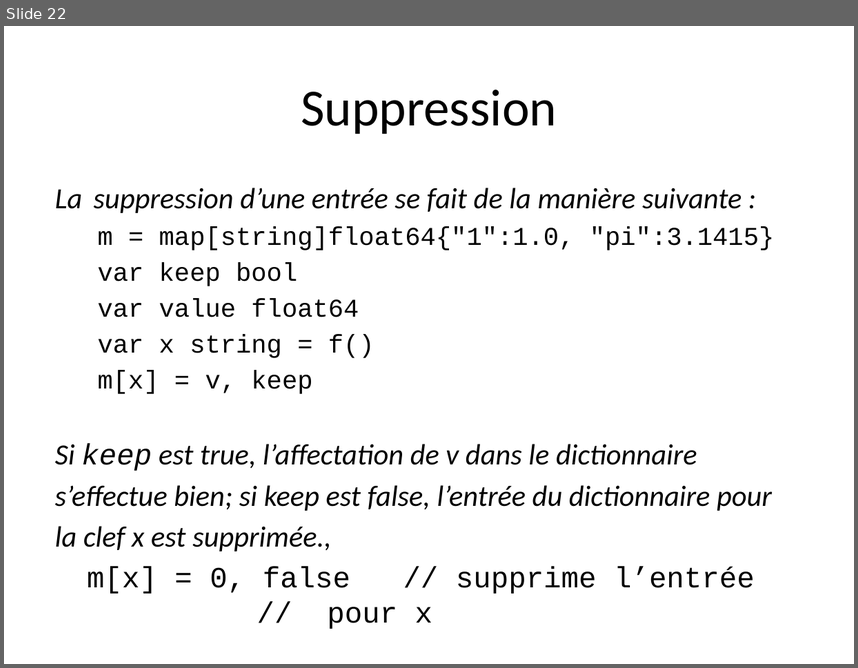
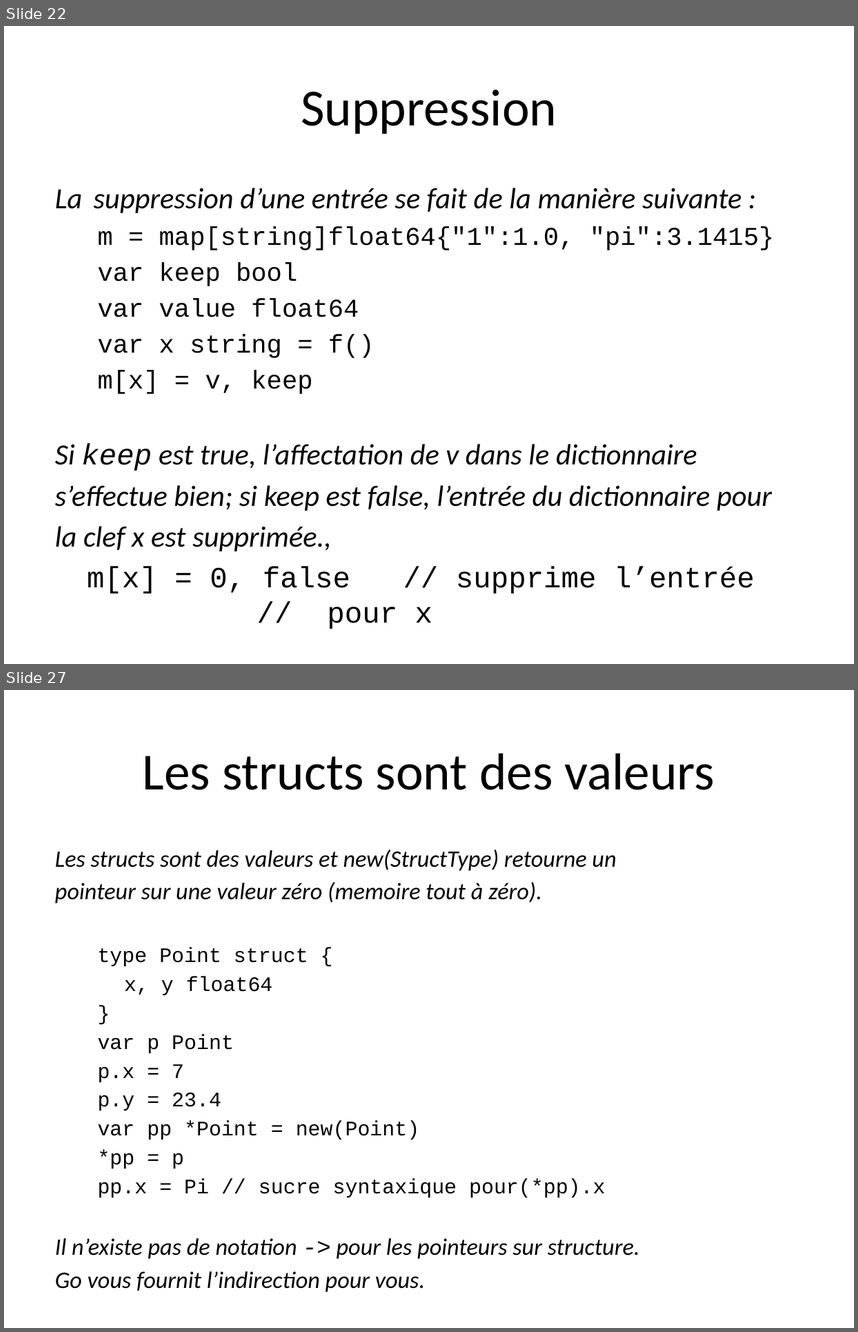
Before and after one commit to trash-anger/golang-france, a slide deck: Go-documentation/cours-general/Go-partie2.pptx. Shown one above the other, each under a label of ours: slide 22 before the commit, slides 22 and 27 after it; the slides between them are not shown. The pictures are 858x668 and 858x1332 pixels, drawn with LibreOffice and Linux fonts; fonts in the diff are those of the drawing; background and template pictures are left out. Boxes give left, top, right and bottom in pixels: in the first picture for what was removed or moved away, otherwise in the second. Text is boxed around its words. In the diff, an @@ line names an element or a change of style, - is before the commit and + after.

```diff
--- a/Go-documentation/cours-general/Go-partie2.pptx
+++ b/Go-documentation/cours-general/Go-partie2.pptx
@@ slide 27 added at (4,690,854,1328), background #FFFFFF @@
@@ title added at (143,753,715,790), 44 pt, text #000000 @@
+Les structs sont des valeurs
@@ text added at (55,849,640,1292), 20 pt, text #000000, italic @@
+Les structs sont des valeurs et new(StructType) retourne un
+pointeur sur une valeur zéro (memoire tout à zéro).
+  type Point struct {
+  x, y float64
+  }
+  var p Point
+  p.x = 7
+  p.y = 23.4
+  var pp *Point = new(Point)
+  *pp = p
+  pp.x = Pi // sucre syntaxique pour(*pp).x
+Il n’existe pas de notation -> pour les pointeurs sur structure.
+Go vous fournit l’indirection pour vous.
```
Also in this commit, not shown: 1 slide changed, 19 other slides added, 1 slide removed, 2 other files.
